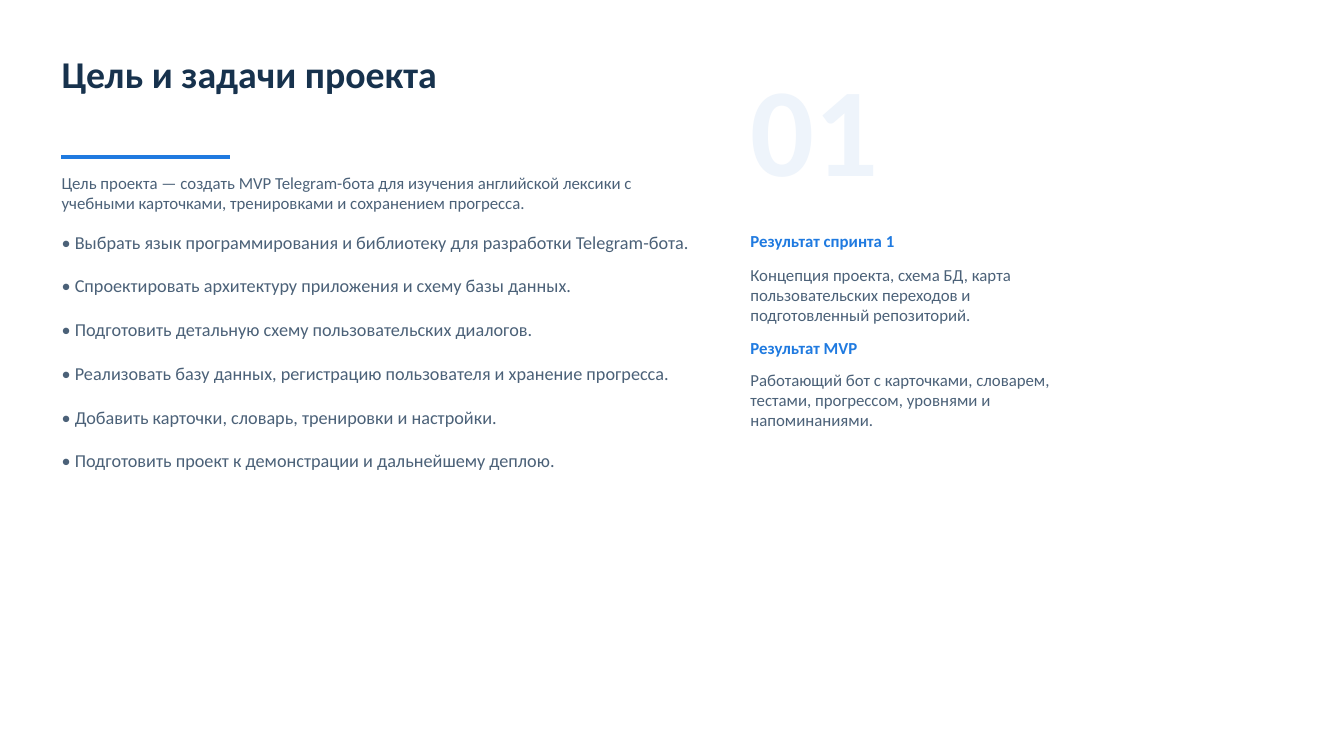
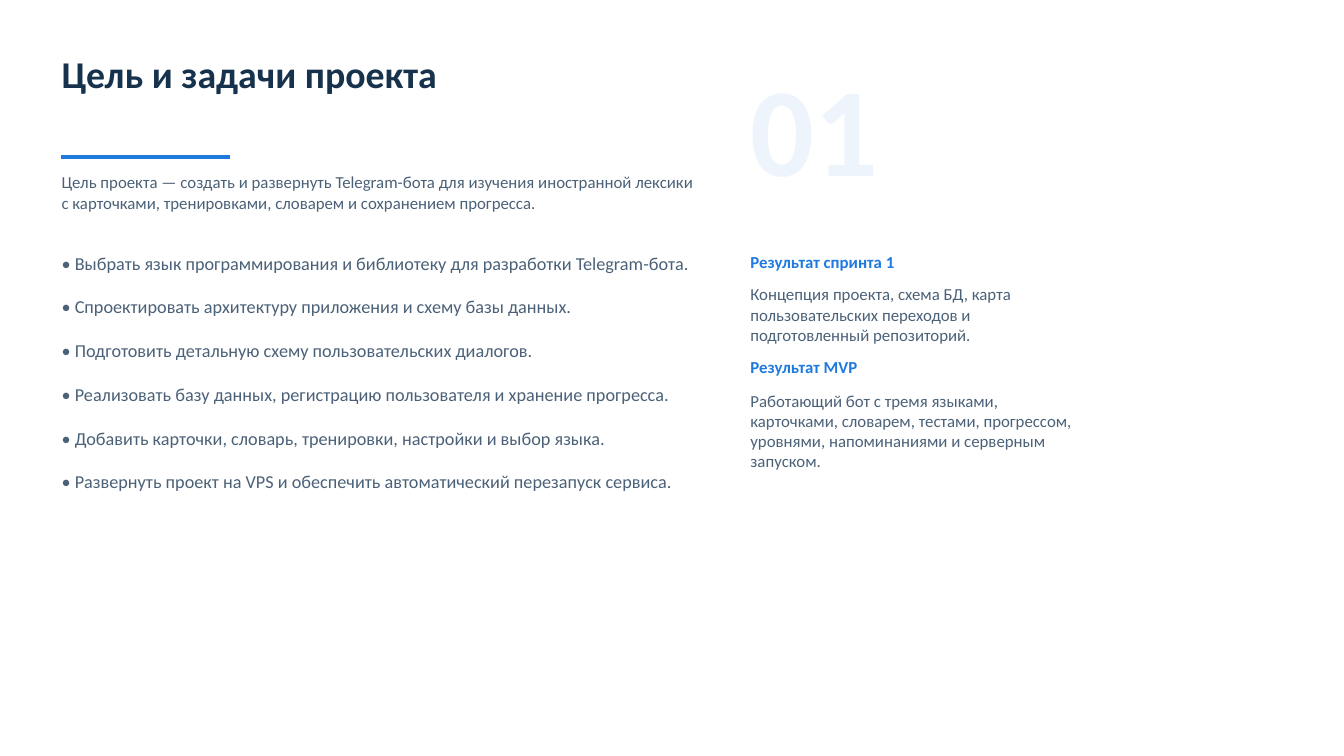
Before and after one commit to glebb228/tg_bot2026, a slide deck: slide 2 of presentation/output/тг_бот_презентация.pptx. Drawn at 1344x756 pixels with LibreOffice and Linux fonts; fonts in the diff are those of the drawing. Boxes give left, top, right and bottom in pixels: in the first picture for what was removed or moved away, otherwise in the second. Text is boxed around its words. In the diff, an @@ line names an element or a change of style, - is before the commit and + after.

```diff
--- a/presentation/output/тг_бот_презентация.pptx
+++ b/presentation/output/тг_бот_презентация.pptx
@@ text at (62,176,693,212): text changed @@
-Цель проекта — создать MVP Telegram-бота для изучения английской лексики с учебными карточками, тренировками и сохранением прогресса.
+Цель проекта — создать и развернуть Telegram-бота для изучения иностранной лексики с карточками, тренировками, словарем и сохранением прогресса.
@@ text "• Выбрать язык программирования и ...": place and size @@
-text "• Выбрать язык программирования и ..." at (75,236,689,470)
+text "• Выбрать язык программирования и ..." at (75,257,689,491)
@@ 3 texts: place and size @@
-3 texts at (750,236,1011,357)
+3 texts at (750,257,1011,376)
@@ text at (750,395,1072,470): text changed @@
-Работающий бот с карточками, словарем, тестами, прогрессом, уровнями и напоминаниями.
+Работающий бот с тремя языками, карточками, словарем, тестами, прогрессом, уровнями, напоминаниями и серверным запуском.
@@ text at (75,432,672,491): text changed @@
-• Добавить карточки, словарь, тренировки и настройки.
-• Подготовить проект к демонстрации и дальнейшему деплою.
+• Добавить карточки, словарь, тренировки, настройки и выбор языка.
+• Развернуть проект на VPS и обеспечить автоматический перезапуск сервиса.
```
Also in this commit, not shown: 7 other slides changed, 1 other file.
